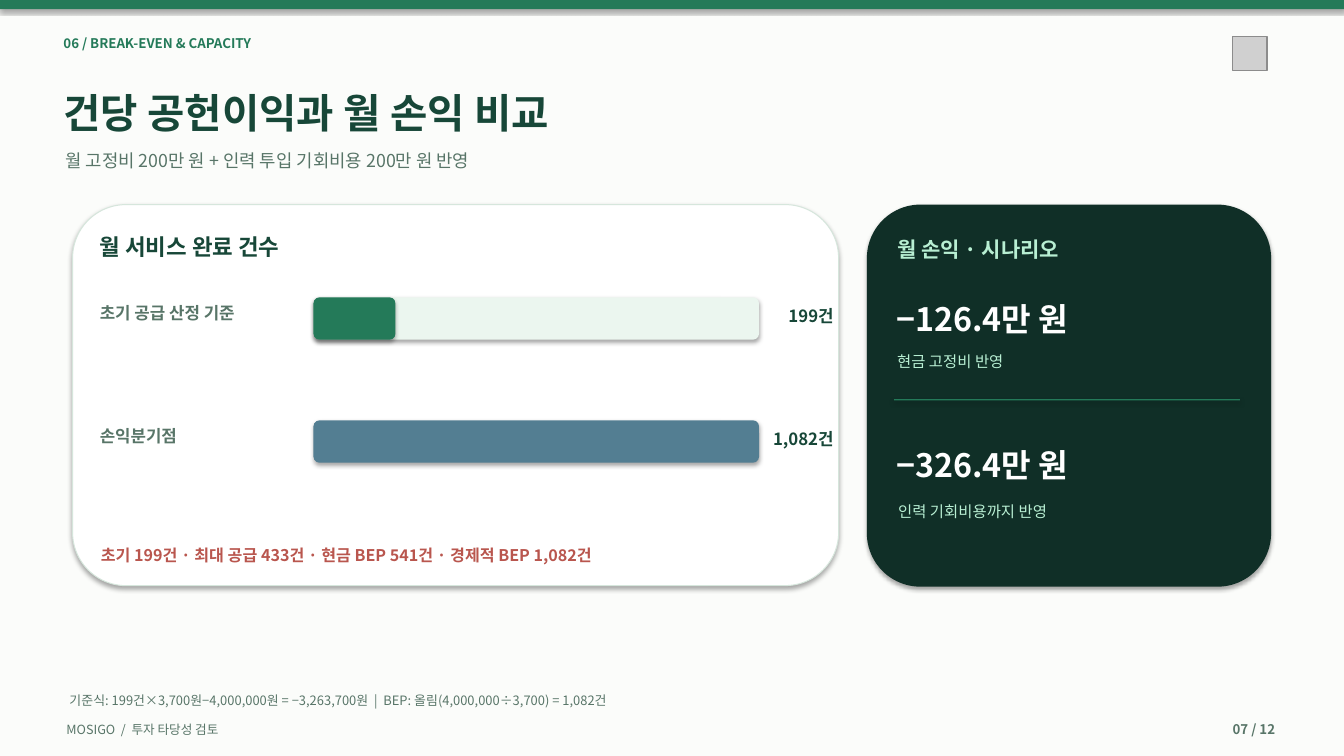
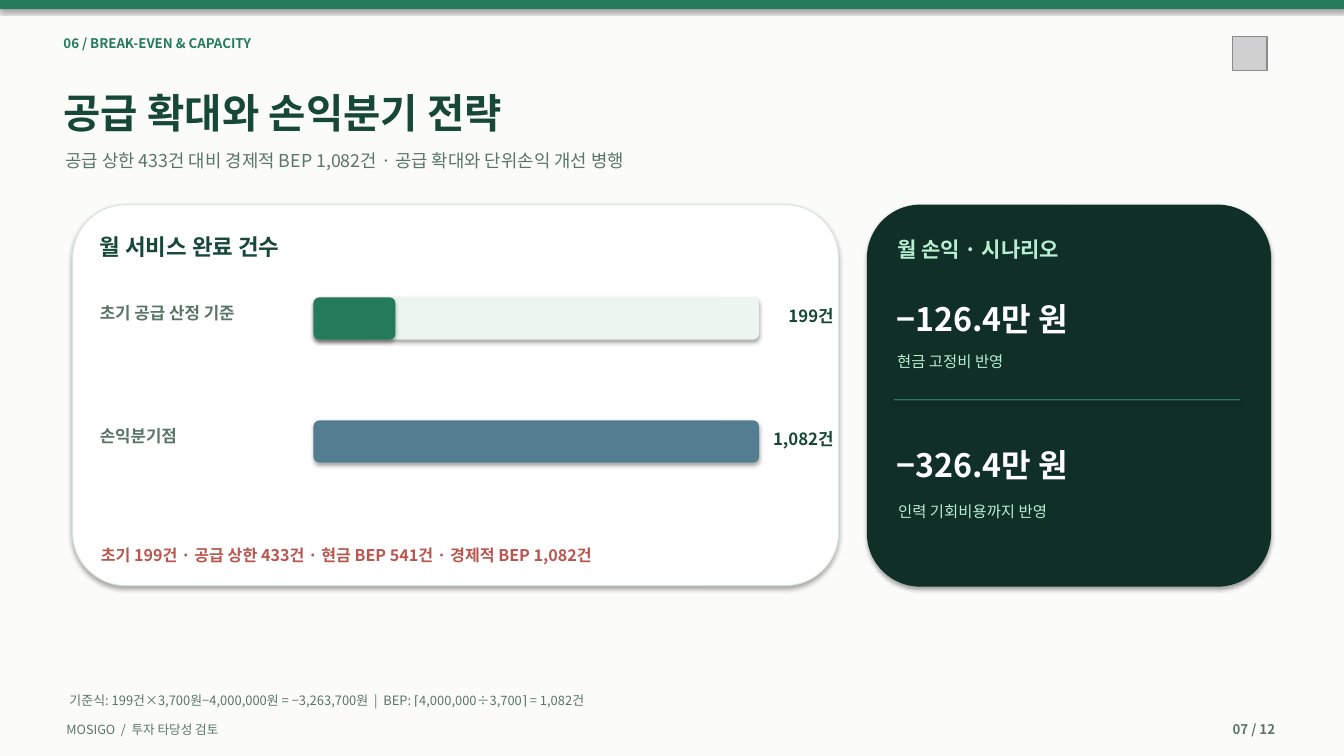
Before and after one commit to dohyunkimmm/mosigo-case-study, a slide deck: slide 7 of downloads/MOSIGO_IR_Investment_Review_12slides.pptx. Drawn at 1344x756 pixels with LibreOffice and Linux fonts; fonts in the diff are those of the drawing; grey boxes stand for pictures. Boxes give left, top, right and bottom in pixels: in the first picture for what was removed or moved away, otherwise in the second. Text is boxed around its words. In the diff, an @@ line names an element or a change of style, - is before the commit and + after.

```diff
--- a/downloads/MOSIGO_IR_Investment_Review_12slides.pptx
+++ b/downloads/MOSIGO_IR_Investment_Review_12slides.pptx
@@ text at (63, 93, 502, 132): text changed @@
-건당 공헌이익과 월 손익 비교
+공급 확대와 손익분기 전략
@@ text at (65, 152, 624, 170): text changed @@
-월 고정비 200만 원 + 인력 투입 기회비용 200만 원 반영
+공급 상한 433건 대비 경제적 BEP 1,082건 · 공급 확대와 단위손익 개선 병행
@@ text at (101, 547, 592, 565): text changed @@
-초기 199건 · 최대 공급 433건 · 현금 BEP 541건 · 경제적 BEP 1,082건
+초기 199건 · 공급 상한 433건 · 현금 BEP 541건 · 경제적 BEP 1,082건
@@ text at (69, 694, 572, 707): text changed @@
-기준식: 199건×3,700원−4,000,000원 = −3,263,700원 | BEP: 올림(4,000,000÷3,700) = 1,082건
+기준식: 199건×3,700원−4,000,000원 = −3,263,700원 | BEP: ⌈4,000,000÷3,700⌉ = 1,082건
```
Also in this commit, not shown: 11 other slides changed, 25 other files.
